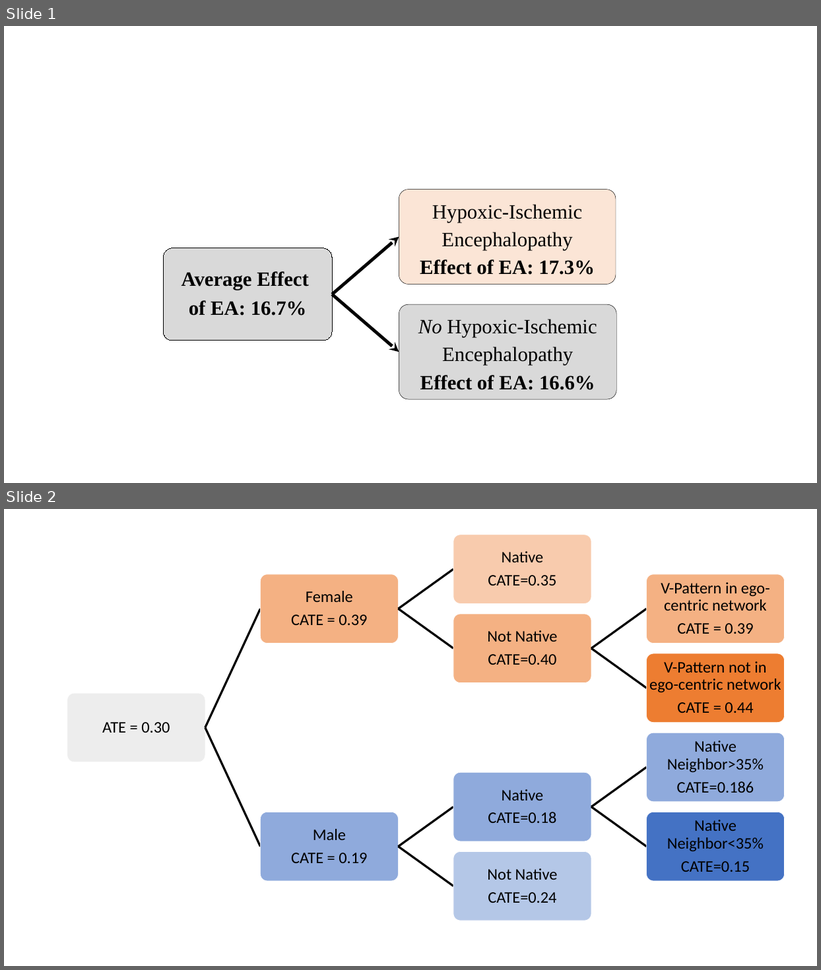
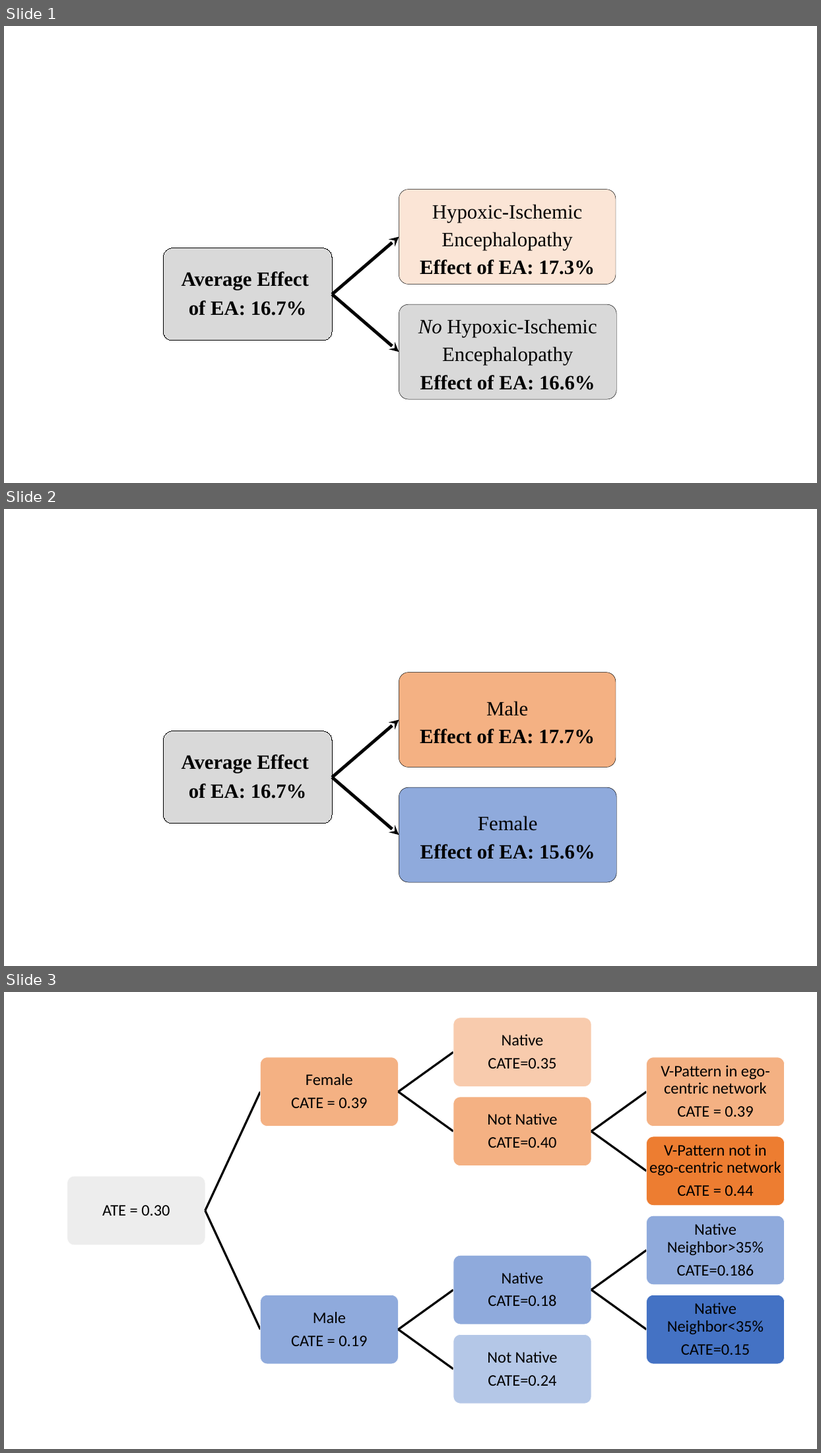
Before and after one commit to Hockey86/iic_causal_inference, a slide deck: aim2/Presentation2.pptx. Shown one above the other, each under a label of ours: slides 1 and 2 before the commit, slides 1, 2 and 3 after it. The pictures are 821x970 and 821x1453 pixels, drawn with LibreOffice and Linux fonts; fonts in the diff are those of the drawing. Boxes give left, top, right and bottom in pixels: in the first picture for what was removed or moved away, otherwise in the second. Text is boxed around its words. In the diff, an @@ line names an element or a change of style, - is before the commit and + after.

```diff
--- a/aim2/Presentation2.pptx
+++ b/aim2/Presentation2.pptx
@@ slide 2 added at [4,509,817,966], background #FFFFFF @@
@@ group added at [163,673,616,883]: 3 rounded rectangles, 3 texts, 2 freeform shapes @@
+Average Effect
+of EA: 16.7%
+Male
+Effect of EA: 17.7%
+Female
+Effect of EA: 15.6%
@@ what was slide 2 is now slide 3 @@
```
Also in this commit, not shown: 1 other slide added, 9 other files.
